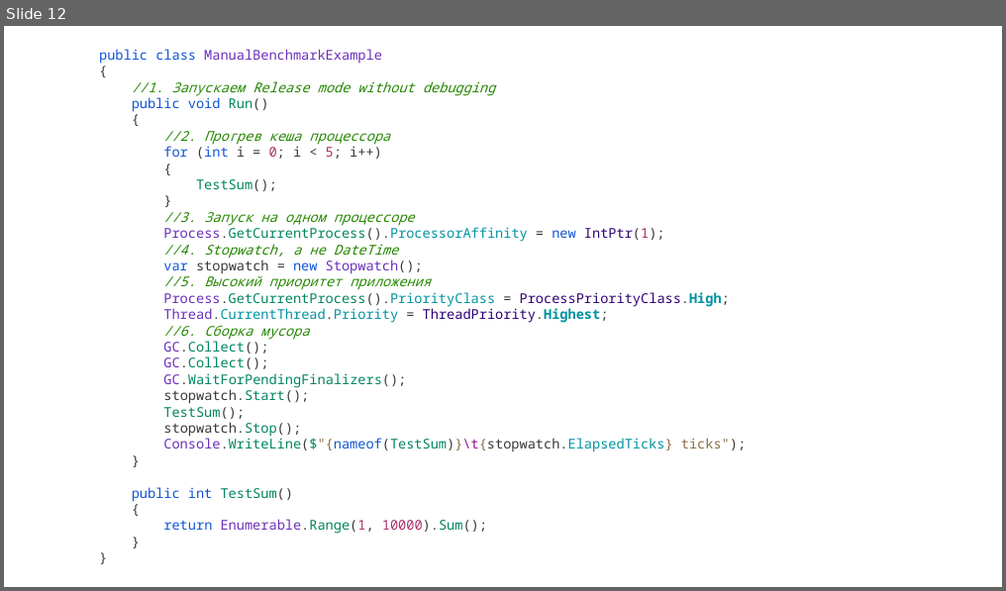
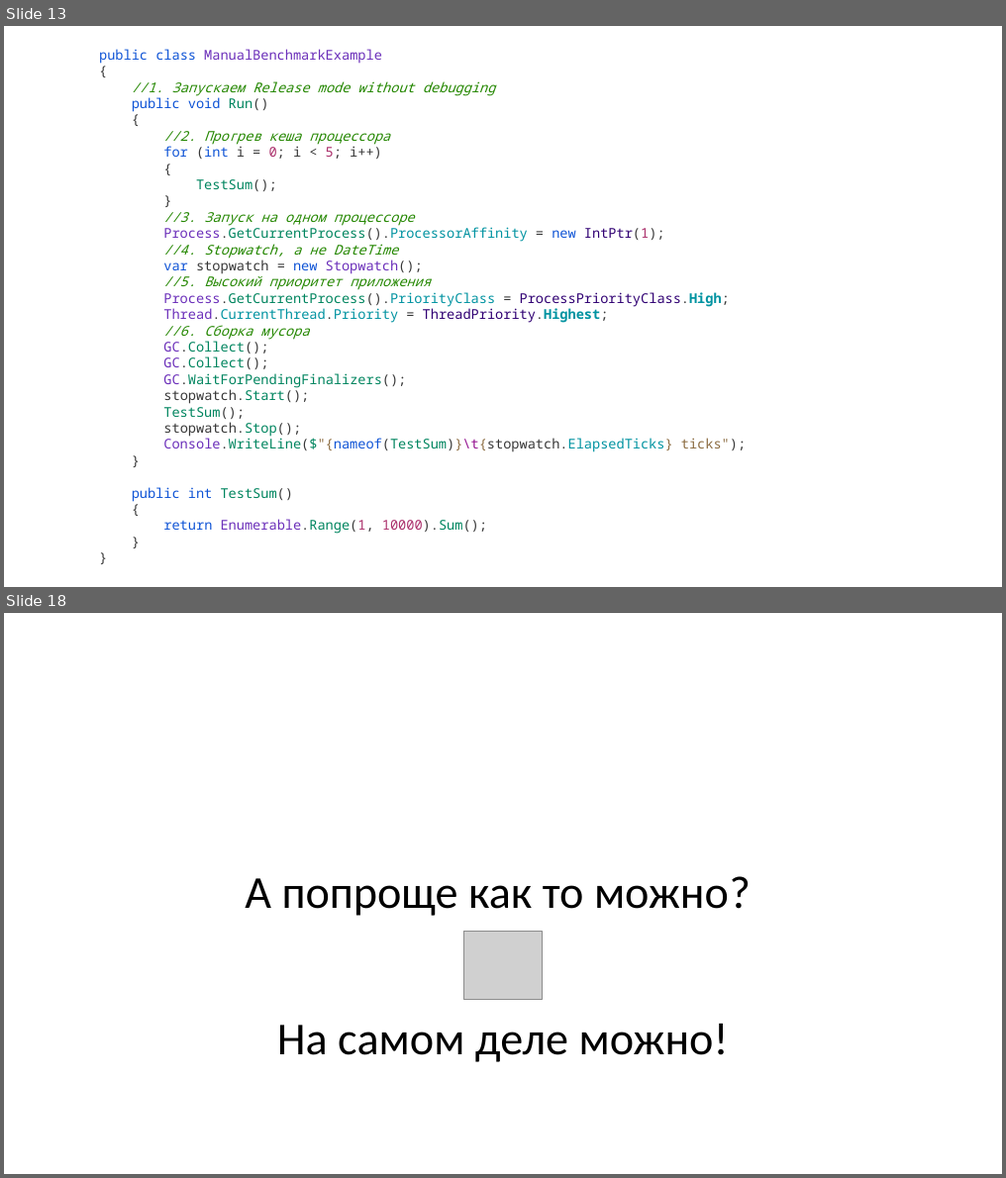
Before and after one commit to tolltech/ulearn-additional, a slide deck: benchmark/Solves/Benchmark.pptx. Shown one above the other, each under a label of ours: slide 12 before the commit, slides 13 and 18 after it; the slides between them are not shown. The pictures are 1006x591 and 1006x1178 pixels, drawn with LibreOffice and Linux fonts; fonts in the diff are those of the drawing; grey boxes stand for pictures. Boxes give left, top, right and bottom in pixels: in the first picture for what was removed or moved away, otherwise in the second. Text is boxed around its words. In the diff, an @@ line names an element or a change of style, - is before the commit and + after.

```diff
--- a/benchmark/Solves/Benchmark.pptx
+++ b/benchmark/Solves/Benchmark.pptx
@@ slide 18 added at [4,613,1002,1174], background #FFFFFF @@
@@ title added at [245,876,750,916], 44 pt, text #000000 @@
+А попроще как то можно?
@@ picture added at [464,931,543,999] @@
@@ text added at [277,1023,729,1062], 44 pt, text #000000 @@
+На самом деле можно!
@@ what was slide 12 is now slide 13 @@
```
Also in this commit, not shown: 1 slide changed, 7 other slides added, 5 slides removed, 7 other files.
